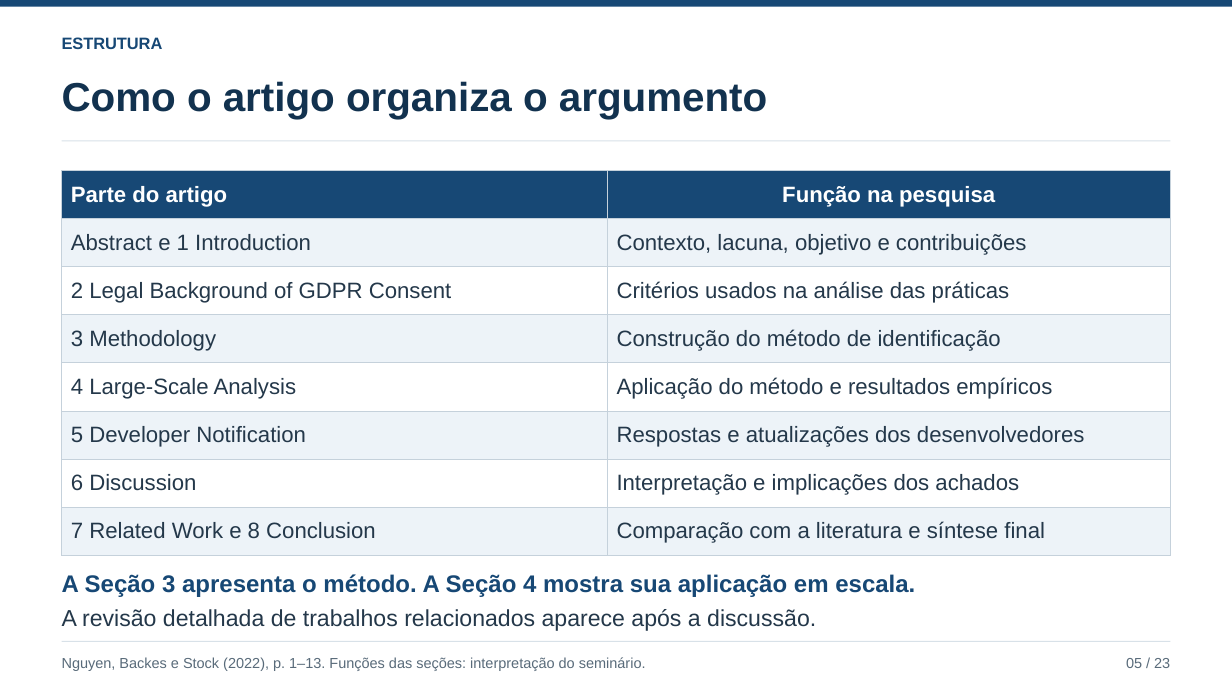
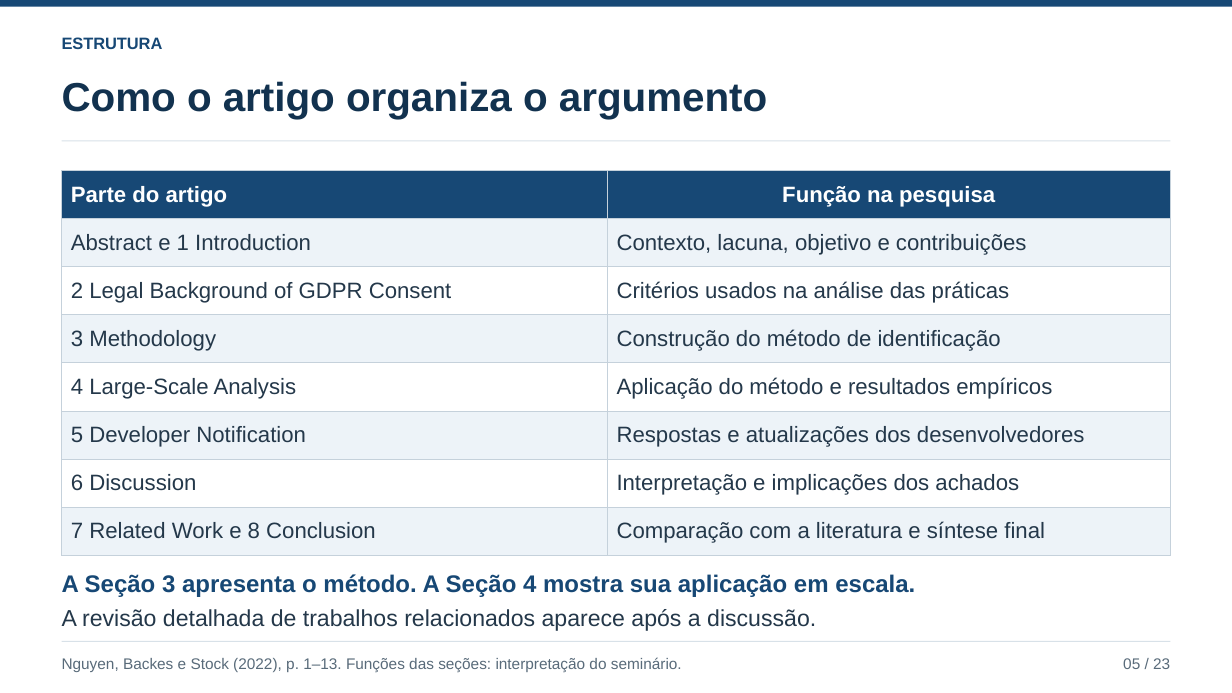
Before and after one commit to ClaudioAMF1/TCC, a slide deck: slide 5 of seminario/apresentacao/seminario-analise-de-artigo.pptx. Drawn at 1232x693 pixels with LibreOffice and Linux fonts; fonts in the diff are those of the drawing. Boxes give left, top, right and bottom in pixels: in the first picture for what was removed or moved away, otherwise in the second. Text is boxed around its words. In the diff, an @@ line names an element or a change of style, - is before the commit and + after.

```diff
--- a/seminario/apresentacao/seminario-analise-de-artigo.pptx
+++ b/seminario/apresentacao/seminario-analise-de-artigo.pptx
@@ text "Nguyen, Backes e Stock (2022), ..." at [62, 657, 682, 672]: size 11.2 to 12 pt @@
@@ text "05 / 23" at [1123, 658, 1170, 669]: size 11.2 to 12 pt @@
```
Also in this commit, not shown: 24 other slides changed, 13 other files.
